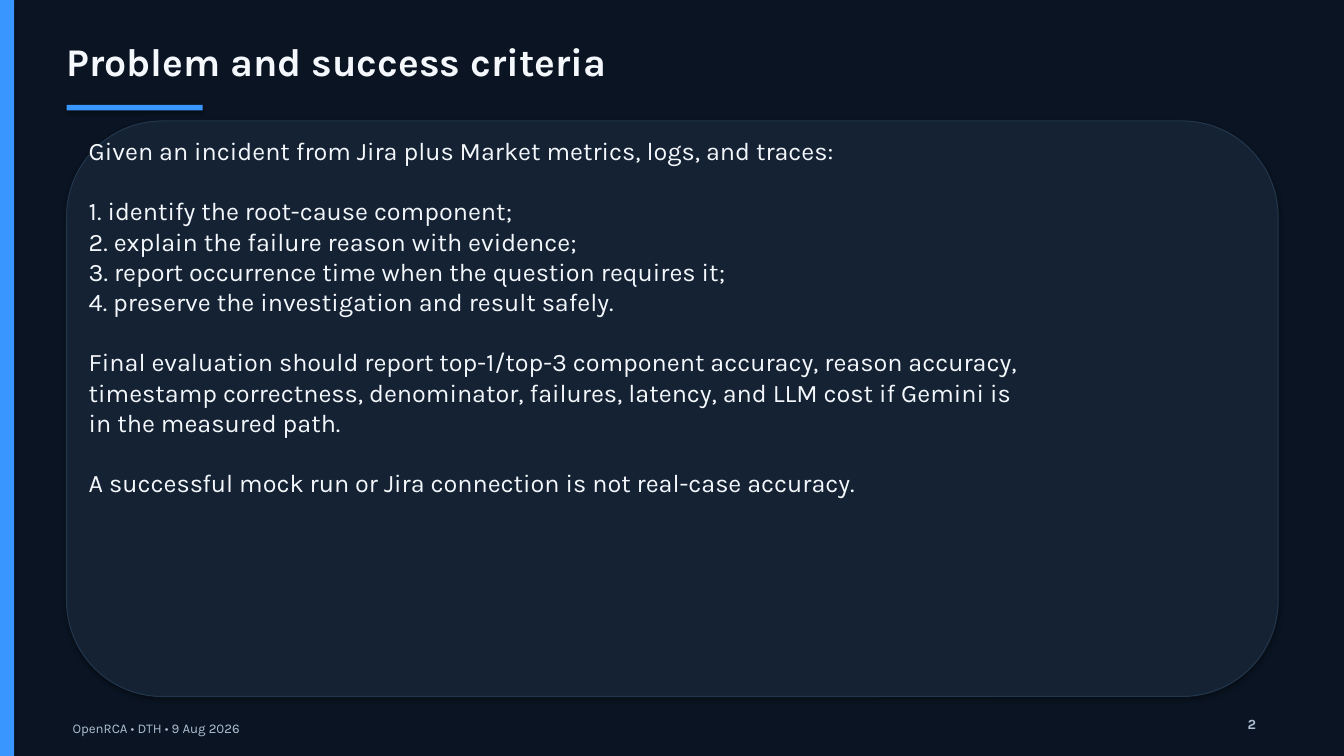
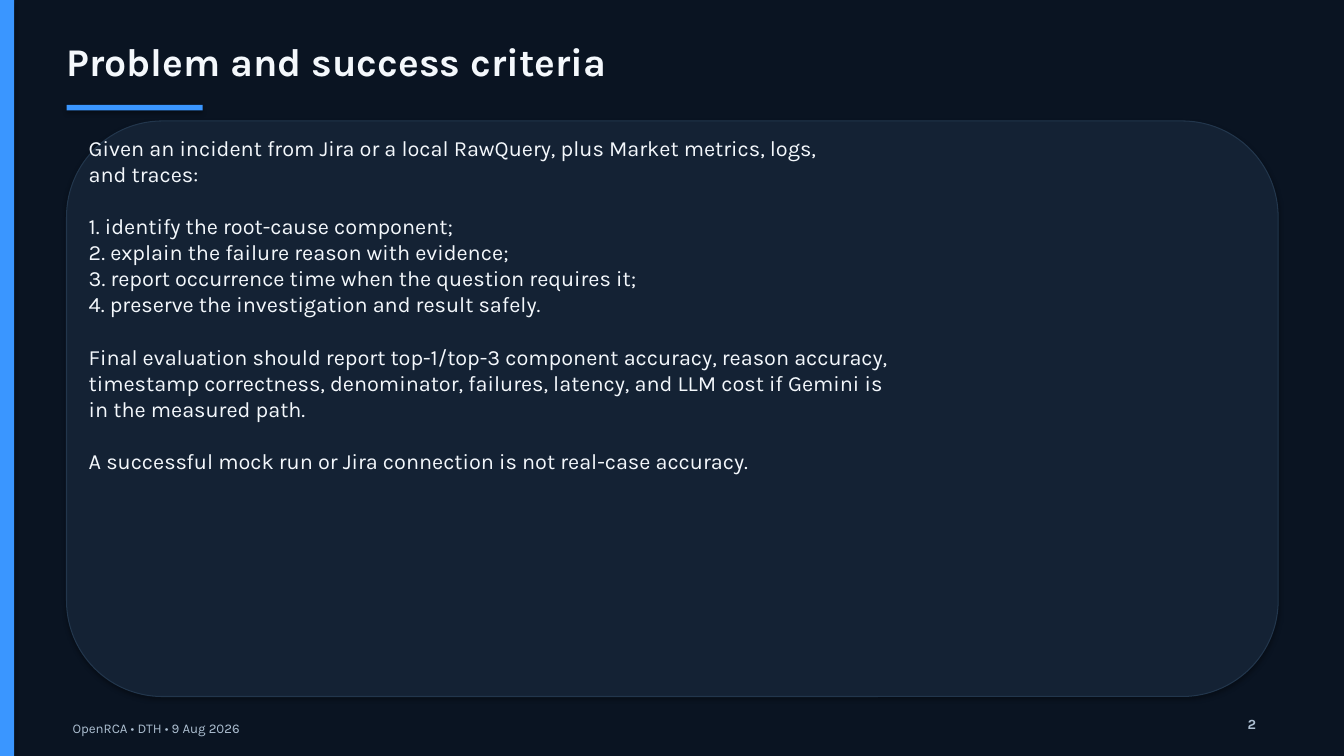
Before and after one commit to DuongNg1111/openrca_dth_deploy, a slide deck: slide 2 of docs/slides/capstone_review_2026-08-09.pptx. Drawn at 1344x756 pixels with LibreOffice and Linux fonts; fonts in the diff are those of the drawing. Boxes give left, top, right and bottom in pixels: in the first picture for what was removed or moved away, otherwise in the second. Text is boxed around its words. In the diff, an @@ line names an element or a change of style, - is before the commit and + after.

Commit message:
docs(capstone): finalize teaching deck

```diff
--- a/docs/slides/capstone_review_2026-08-09.pptx
+++ b/docs/slides/capstone_review_2026-08-09.pptx
@@ text at [89,141,887,475]: text changed; size 18 to 15.5 pt @@
-Given an incident from Jira plus Market metrics, logs, and traces:
-1. identify the root-cause component;
-2. explain the failure reason with evidence;
-3. report occurrence time when the question requires it;
-4. preserve the investigation and result safely.
-Final evaluation should report top-1/top-3 component accuracy, reason accuracy,
-timestamp correctness, denominator, failures, latency, and LLM cost if Gemini is
-in the measured path.
-A successful mock run or Jira connection is not real-case accuracy.
+Given an incident from Jira or a local RawQuery, plus Market metrics, logs,
+and traces:
+1. identify the root-cause component;
+2. explain the failure reason with evidence;
+3. report occurrence time when the question requires it;
+4. preserve the investigation and result safely.
+Final evaluation should report top-1/top-3 component accuracy, reason accuracy,
+timestamp correctness, denominator, failures, latency, and LLM cost if Gemini is
+in the measured path.
+A successful mock run or Jira connection is not real-case accuracy.
```
Also in this commit, not shown: 4 other slides changed, 1 slide added, 1 other file.
